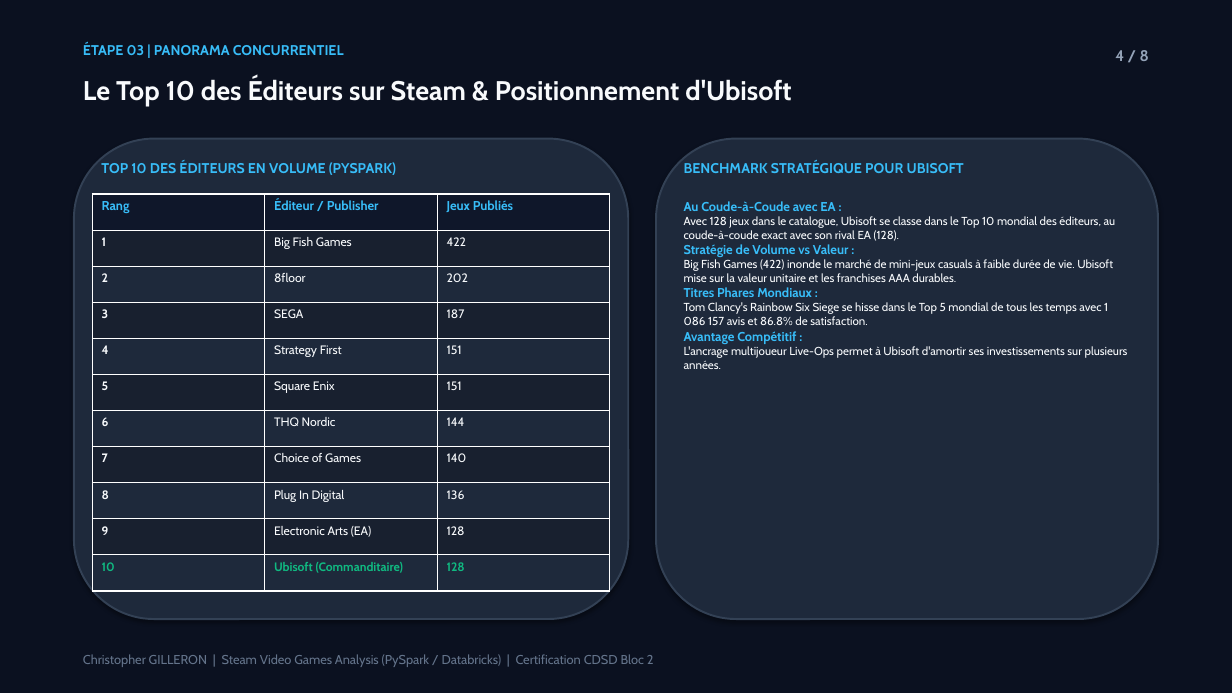
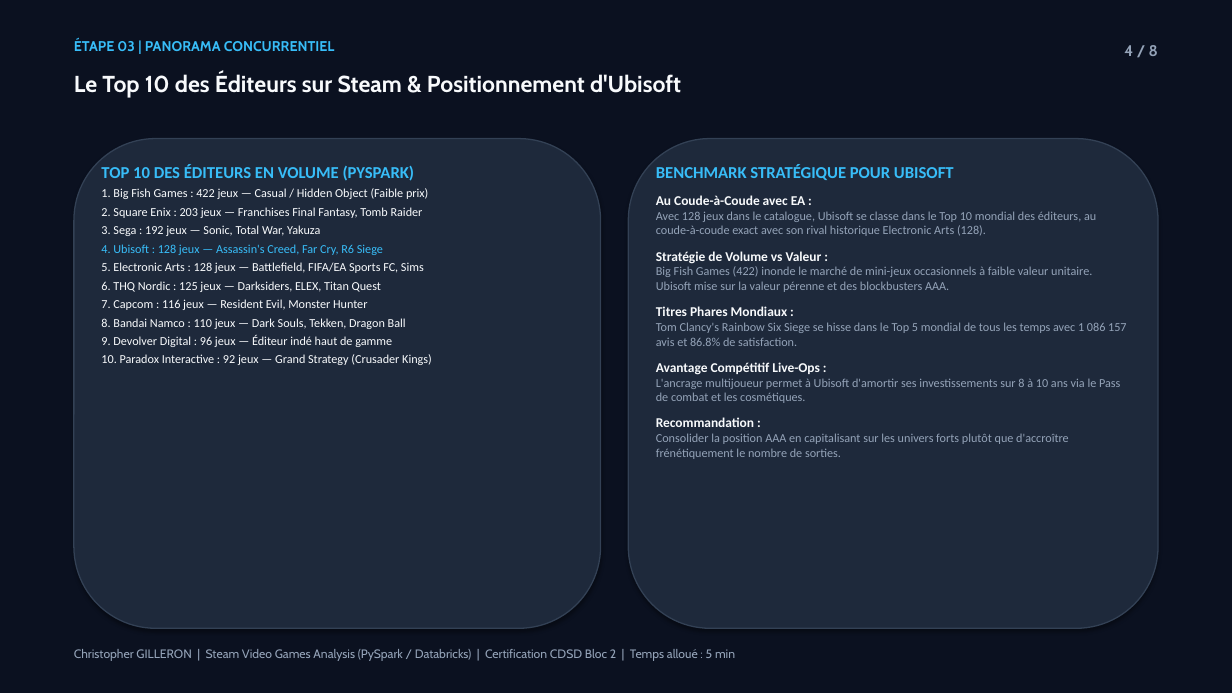
Before and after one commit to Elkristobal59/CERTIFICATION_CDSD, a slide deck: slide 4 of Bloc_2_Analyse_Exploratoire/Steam/Steam_presentation.pptx. Drawn at 1232x693 pixels with LibreOffice and Linux fonts; fonts in the diff are those of the drawing. Boxes give left, top, right and bottom in pixels: in the first picture for what was removed or moved away, otherwise in the second. Text is boxed around its words. In the diff, an @@ line names an element or a change of style, - is before the commit and + after.

Commit message:
feat(certif): integration des visuels des notebooks dans les pptx Steam, Walmart et North Face (8 slides)

```diff
--- a/Bloc_2_Analyse_Exploratoire/Steam/Steam_presentation.pptx
+++ b/Bloc_2_Analyse_Exploratoire/Steam/Steam_presentation.pptx
@@ text "ÉTAPE 03 | PANORAMA CONCURRENTIEL" moved from (x1=83, y1=43, x2=344, y2=55) to (x1=74, y1=38, x2=335, y2=51) @@
@@ text "4 / 8" moved from (x1=1115, y1=50, x2=1149, y2=61) to (x1=1124, y1=45, x2=1158, y2=56) @@
@@ text "Le Top 10 des Éditeurs ..." at (x1=74, y1=72, x2=681, y2=98): size 21 to 18 pt @@
@@ rounded rectangle resized from (x1=74, y1=139, x2=628, y2=619) to (x1=74, y1=139, x2=601, y2=628) @@
@@ rounded rectangle at (x1=74, y1=139, x2=601, y2=628): outline #334155 1.5 pt to #334155 1 pt @@
@@ rounded rectangle at (x1=628, y1=139, x2=1158, y2=628): outline #334155 1.5 pt to #334155 1 pt @@
@@ rounded rectangle resized from (x1=656, y1=139, x2=1158, y2=619) to (x1=628, y1=139, x2=1158, y2=628) @@
@@ text at (x1=101, y1=164, x2=415, y2=181): size 11 to 13 pt, font Cabin to Calibri in "TOP 10 DES ÉDITEURS EN VOLUME (PYSPARK)" @@
@@ text "BENCHMARK STRATÉGIQUE POUR UBISOFT" moved from (x1=684, y1=201, x2=1128, y2=369) to (x1=656, y1=164, x2=1126, y2=459) @@
@@ text at (x1=656, y1=164, x2=954, y2=180): paragraph added @@
+BENCHMARK STRATÉGIQUE POUR UBISOFT
@@ text removed at (x1=684, y1=161, x2=964, y2=173) @@
-BENCHMARK STRATÉGIQUE POUR UBISOFT
@@ table removed at (x1=92, y1=194, x2=611, y2=592), 11 rows, 3 columns @@
-Rang | Éditeur / Publisher | Jeux Publiés
-1 | Big Fish Games | 422
-2 | 8floor | 202
-3 | SEGA | 187
-4 | Strategy First | 151
-5 | Square Enix | 151
-6 | THQ Nordic | 144
-7 | Choice of Games | 140
-8 | Plug In Digital | 136
-9 | Electronic Arts (EA) | 128
-10 | Ubisoft (Commanditaire) | 128
@@ text at (x1=101, y1=188, x2=432, y2=365): paragraphs added @@
+1. Big Fish Games : 422 jeux — Casual / Hidden Object (Faible prix)
+2. Square Enix : 203 jeux — Franchises Final Fantasy, Tomb Raider
+3. Sega : 192 jeux — Sonic, Total War, Yakuza
+4. Ubisoft : 128 jeux — Assassin's Creed, Far Cry, R6 Siege
+5. Electronic Arts : 128 jeux — Battlefield, FIFA/EA Sports FC, Sims
+6. THQ Nordic : 125 jeux — Darksiders, ELEX, Titan Quest
+7. Capcom : 116 jeux — Resident Evil, Monster Hunter
+8. Bandai Namco : 110 jeux — Dark Souls, Tekken, Dragon Ball
+9. Devolver Digital : 96 jeux — Éditeur indé haut de gamme
+10. Paradox Interactive : 92 jeux — Grand Strategy (Crusader Kings)
@@ text at (x1=656, y1=195, x2=1126, y2=346): size 10 to 10.5 pt, text colour #38BDF8 to #F8FAFC in "Au Coude-à-Coude avec EA :", "Stratégie de Volume vs Valeur :", "Titres Phares Mondiaux :"; font Cabin to Calibri in "Au Coude-à-Coude avec EA :", "Stratégie de Volume vs Valeur :", "Titres Phares Mondiaux :", "Tom Clancy's Rainbow Six Siege se hisse ..."; size 9 to 9.5 pt, text colour #F8FAFC to #94A3B8 in "Tom Clancy's Rainbow Six Siege se hisse ..."; more space between paragraphs @@
@@ text at (x1=656, y1=211, x2=1096, y2=236): text changed; size 9 to 9.5 pt; font Cabin to Calibri; text colour #F8FAFC to #94A3B8 @@
-Avec 128 jeux dans le catalogue, Ubisoft se classe dans le Top 10 mondial des éditeurs, au coude-à-coude exact avec son rival EA (128).
+Avec 128 jeux dans le catalogue, Ubisoft se classe dans le Top 10 mondial des éditeurs, au coude-à-coude exact avec son rival historique Electronic Arts (128).
@@ text at (x1=656, y1=266, x2=1092, y2=292): text changed; size 9 to 9.5 pt; font Cabin to Calibri; text colour #F8FAFC to #94A3B8 @@
-Big Fish Games (422) inonde le marché de mini-jeux casuals à faible durée de vie. Ubisoft mise sur la valeur unitaire et les franchises AAA durables.
+Big Fish Games (422) inonde le marché de mini-jeux occasionnels à faible valeur unitaire. Ubisoft mise sur la valeur pérenne et des blockbusters AAA.
@@ text at (x1=656, y1=362, x2=1120, y2=459): text changed; size 9 to 9.5 pt; font Cabin to Calibri; text colour #F8FAFC to #94A3B8 @@
-Avantage Compétitif :
-L'ancrage multijoueur Live-Ops permet à Ubisoft d'amortir ses investissements sur plusieurs années.
+Avantage Compétitif Live-Ops :
+L'ancrage multijoueur permet à Ubisoft d'amortir ses investissements sur 8 à 10 ans via le Pass de combat et les cosmétiques.
+Recommandation :
+Consolider la position AAA en capitalisant sur les univers forts plutôt que d'accroître frénétiquement le nombre de sorties.
@@ text at (x1=74, y1=649, x2=735, y2=661): text changed; size 10 to 9.5 pt; text colour #64748B to #94A3B8 @@
-Christopher GILLERON | Steam Video Games Analysis (PySpark / Databricks) | Certification CDSD Bloc 2
+Christopher GILLERON | Steam Video Games Analysis (PySpark / Databricks) | Certification CDSD Bloc 2 | Temps alloué : 5 min
```
Also in this commit, not shown: 7 other slides changed, 5 other files.
